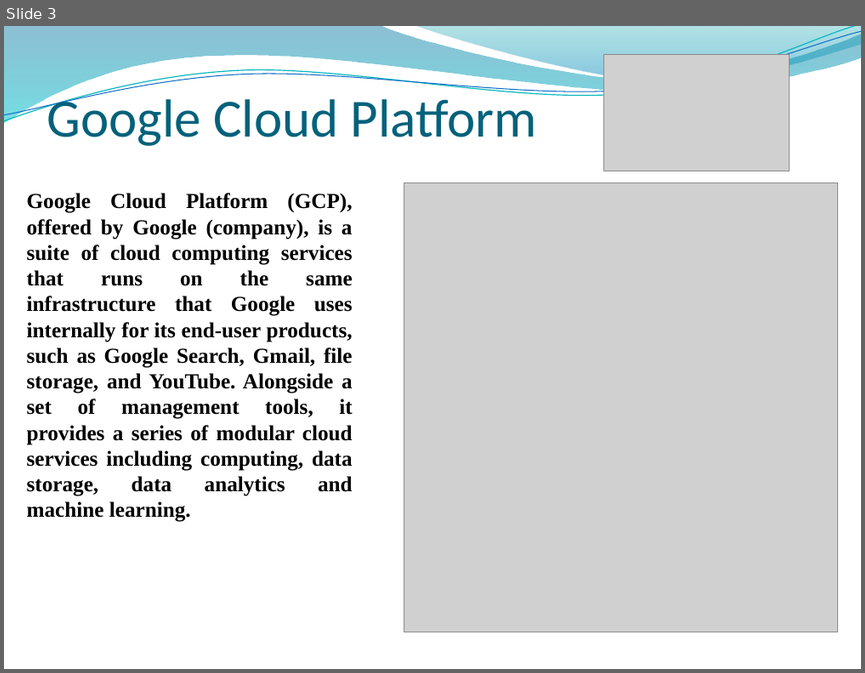
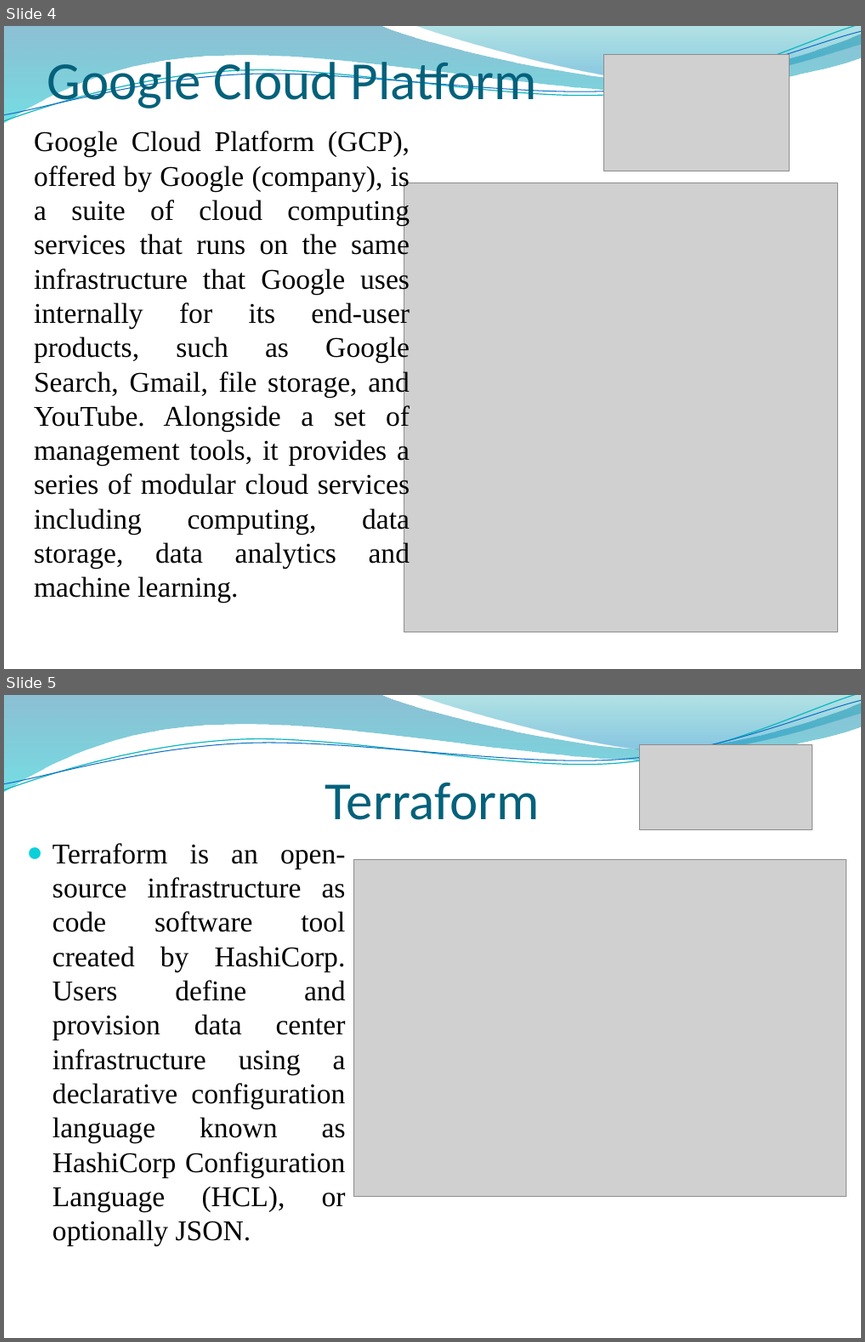
Before and after one commit to KozakAG/myProject, a slide deck: Andrii Kozak Final Task.pptx. Shown one above the other, each under a label of ours: slide 3 before the commit, slides 4 and 5 after it. The pictures are 865x673 and 865x1342 pixels, drawn with LibreOffice and Linux fonts; fonts in the diff are those of the drawing; grey boxes stand for pictures; background and template pictures are left out. Boxes give left, top, right and bottom in pixels: in the first picture for what was removed or moved away, otherwise in the second. Text is boxed around its words. In the diff, an @@ line names an element or a change of style, - is before the commit and + after.

```diff
--- a/Andrii Kozak Final Task.pptx
+++ b/Andrii Kozak Final Task.pptx
@@ slide 5 added at <box>4,695,861,1338</box>, background picture (left out); not listed: 4 template elements that a slide beside it also shows @@
@@ picture added at <box>640,744,812,829</box> @@
@@ title added at <box>325,782,540,820</box>, 45 pt, text #04617B @@
+Terraform
@@ text added at <box>52,843,346,1246</box>, 24 pt, text #000000 @@
+● Terraform is an open-source infrastructure as code software tool created by HashiCorp. Users define and provision data center infrastructure using a declarative configuration language known as HashiCorp Configuration Language (HCL), or optionally JSON.
@@ picture added at <box>353,860,846,1197</box> @@
@@ what was slide 3 is now slide 4 @@
@@ slide 4 changed as well @@
@@ title "Google Cloud Platform" rewrapped from <box>46,91,537,146</box> to <box>46,54,537,112</box> @@
@@ text "Google Cloud Platform (GCP), offered ...": place and size @@
-text "Google Cloud Platform (GCP), offered ..." at <box>27,193,352,522</box>
+text "Google Cloud Platform (GCP), offered ..." at <box>34,131,410,602</box>
@@ text "Google Cloud Platform (GCP), offered ..." at <box>34,131,410,602</box>: size 18 to 24 pt, bold off @@
```
Also in this commit, not shown: 2 other slides changed, 15 other slides added, 55 other files.
